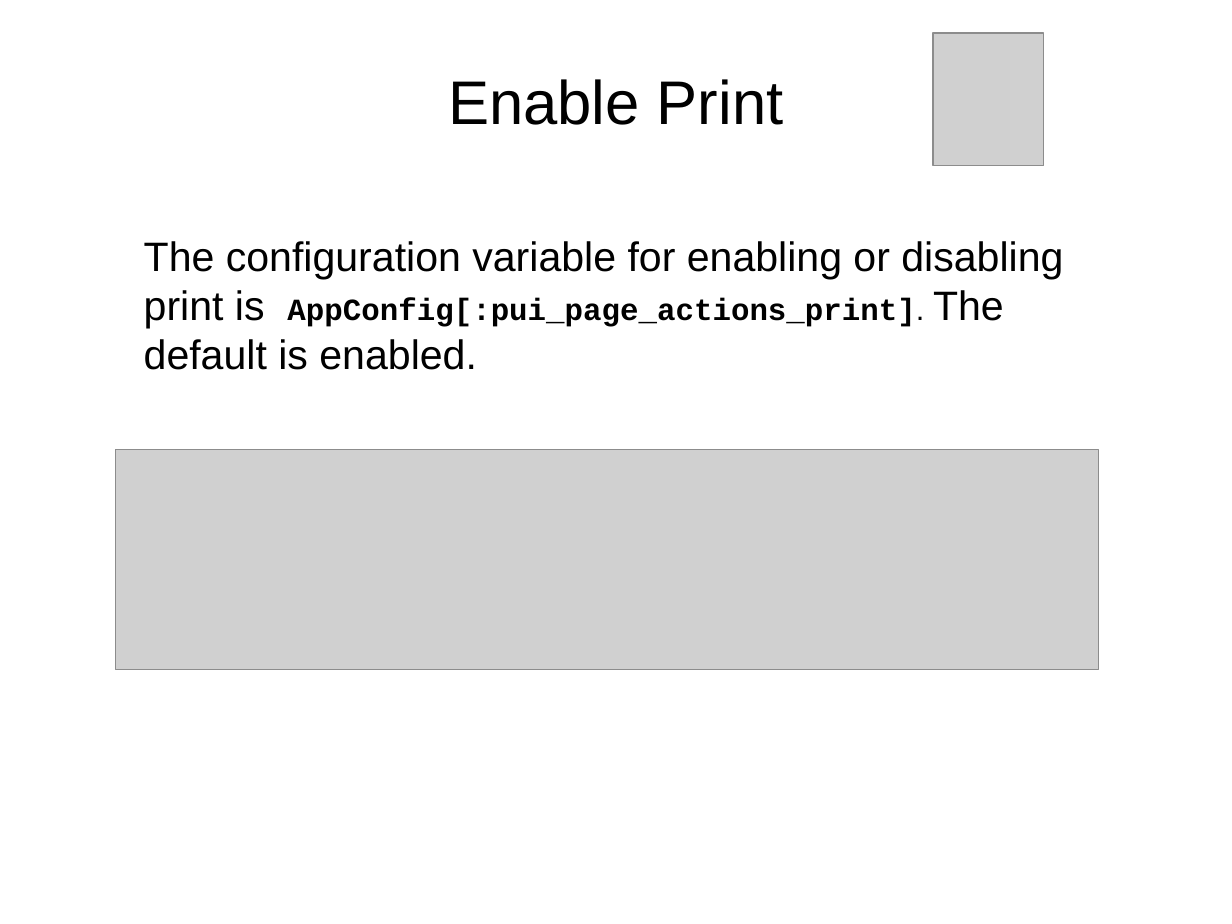
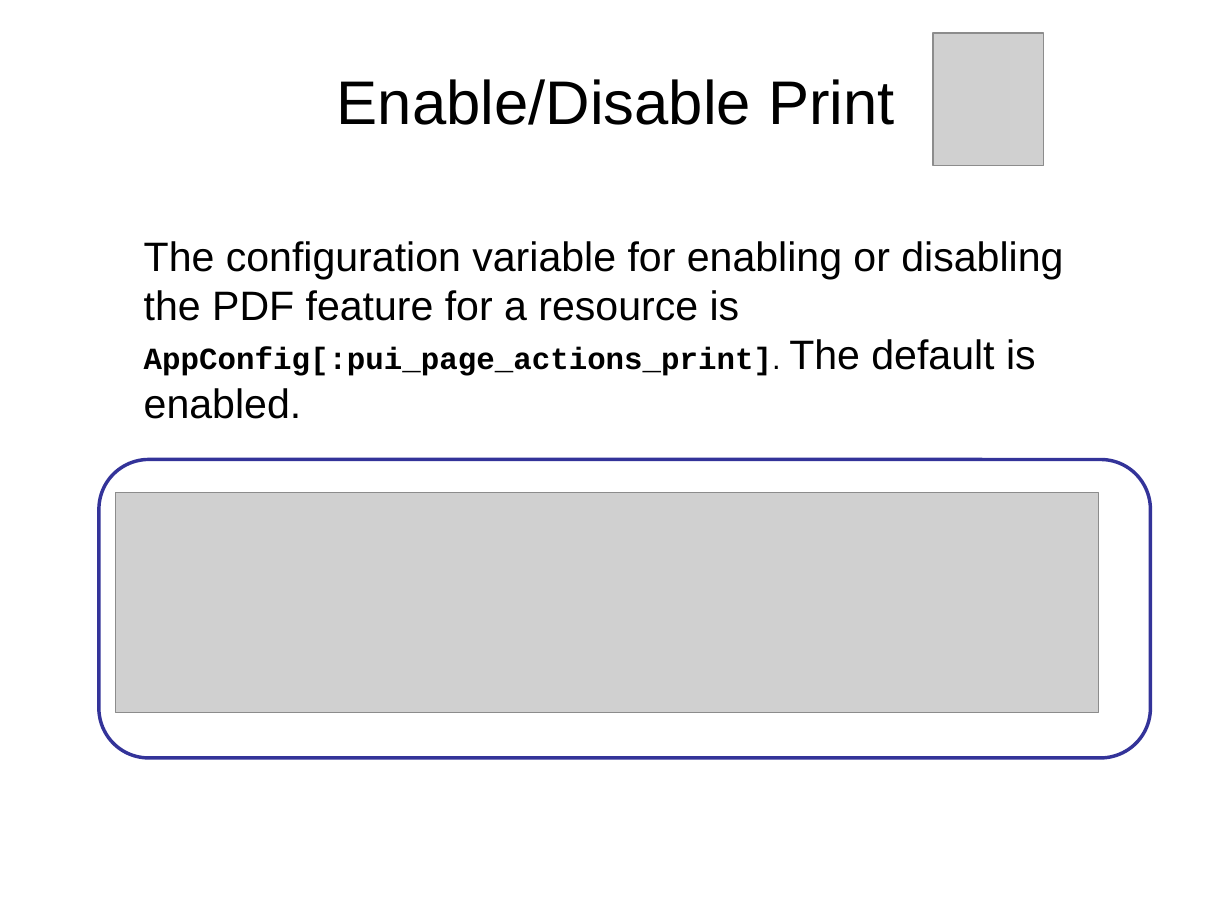
Before and after one commit to archivesspace/tech-docs, a slide deck: slide 14 of customization/customizing_PUI_examples/OnlineForumCustomizing.pptx (slide 13 before the commit). Drawn at 1232x924 pixels with LibreOffice and Linux fonts; fonts in the diff are those of the drawing; grey boxes stand for pictures; background and template pictures are left out. Boxes give left, top, right and bottom in pixels: in the first picture for what was removed or moved away, otherwise in the second. Text is boxed around its words. In the diff, an @@ line names an element or a change of style, - is before the commit and + after.

```diff
--- a/customization/customizing_PUI_examples/OnlineForumCustomizing.pptx
+++ b/customization/customizing_PUI_examples/OnlineForumCustomizing.pptx
@@ title at (337, 79, 895, 125): text changed @@
-Enable Print
+Enable/Disable Print
@@ text at (144, 241, 1063, 376): text changed @@
-The configuration variable for enabling or disabling print is AppConfig[:pui_page_actions_print]. The default is enabled.
+The configuration variable for enabling or disabling the PDF feature for a resource is AppConfig[:pui_page_actions_print]. The default is enabled.
@@ rounded rectangle added at (99, 460, 1151, 758), outline #333399 2 pt @@
@@ picture: place and size @@
-picture at (115, 450, 1098, 669)
+picture at (115, 493, 1098, 712)
```
Also in this commit, not shown: 27 other slides changed, 6 slides added, 1 slide removed, 2 other files.
